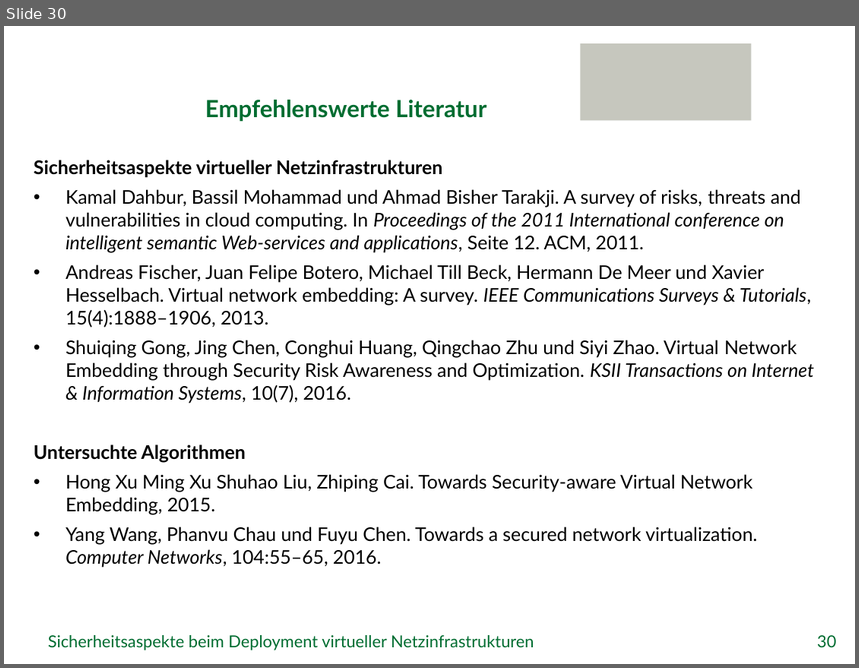
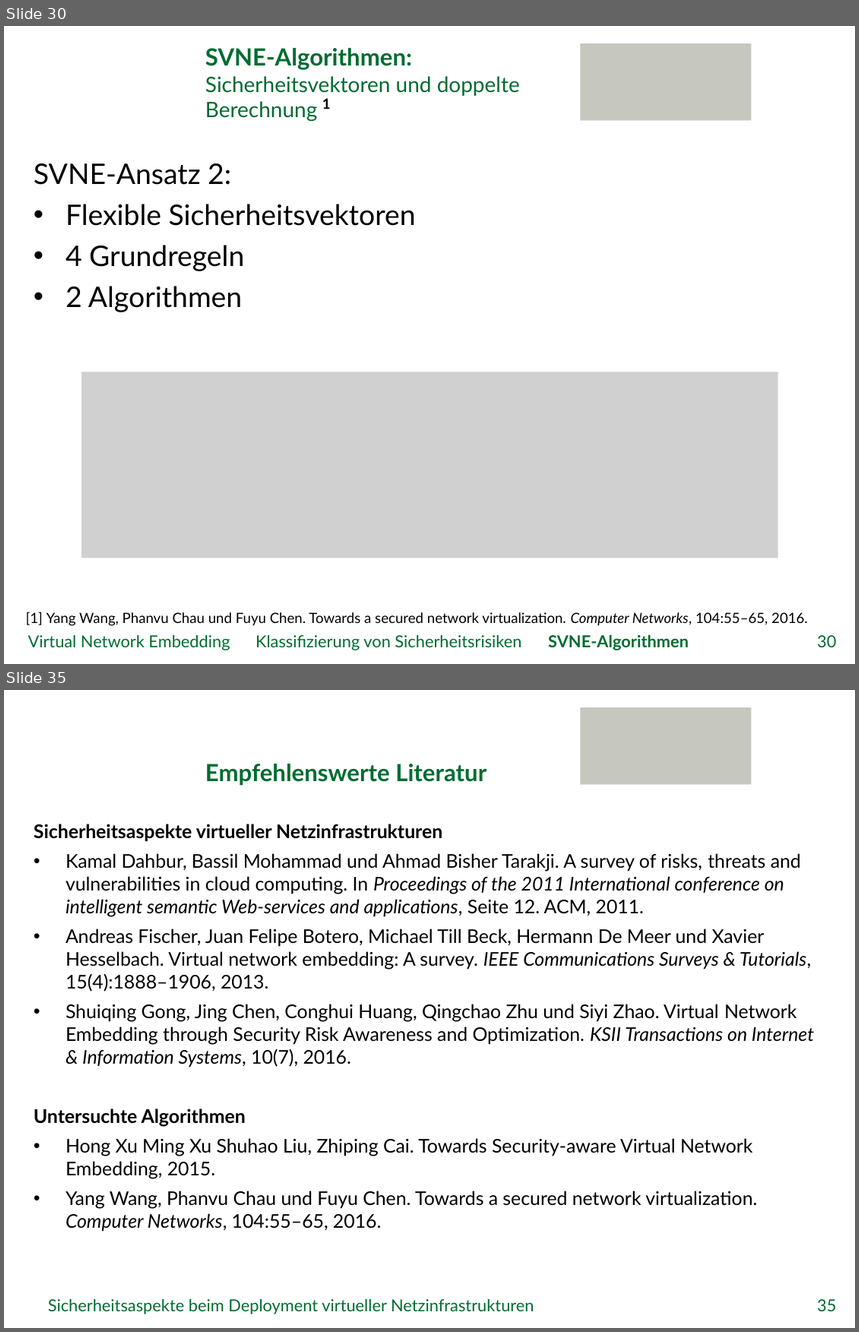
Before and after one commit to GeGroe/timvs, a slide deck: Referat/PowerPoint/TimvS_SVNE.pptx. Shown one above the other, each under a label of ours: slide 30 before the commit, slides 30 and 35 after it; the slides between them are not shown. The pictures are 859x668 and 859x1332 pixels, drawn with LibreOffice and Linux fonts; fonts in the diff are those of the drawing; grey boxes stand for pictures; background and template pictures are left out. Boxes give left, top, right and bottom in pixels: in the first picture for what was removed or moved away, otherwise in the second. Text is boxed around its words. In the diff, an @@ line names an element or a change of style, - is before the commit and + after.

```diff
--- a/Referat/PowerPoint/TimvS_SVNE.pptx
+++ b/Referat/PowerPoint/TimvS_SVNE.pptx
@@ slide 30 added at (4,26,855,664), background picture (left out); not listed: 1 template element that a slide beside it also shows @@
@@ title added at (205,48,520,121), 18 pt, text #006C30 @@
+SVNE-Algorithmen:
+Sicherheitsvektoren und doppelte Berechnung
@@ text added at (322,98,331,109), 12 pt, text #000000, bold @@
+1
@@ text added at (34,164,416,313), 24 pt, text #000000 @@
+SVNE-Ansatz 2:
+• Flexible Sicherheitsvektoren
+• 4 Grundregeln
+• 2 Algorithmen
@@ picture added at (82,372,778,558) @@
@@ text added at (26,612,808,626), 12 pt, text #000000 @@
+[1] Yang Wang, Phanvu Chau und Fuyu Chen. Towards a secured network virtualization. Computer Networks, 104:55–65, 2016.
@@ text added at (28,635,689,651), 14 pt, text #006C30 @@
+Virtual Network Embedding Klassifizierung von Sicherheitsrisiken SVNE-Algorithmen
@@ page number added at (817,636,836,648), 14 pt, text #006C30 @@
+30
@@ what was slide 30 is now slide 35 @@
@@ page number at (817,1300,836,1312): text changed @@
-30
+35
```
Also in this commit, not shown: 25 slides changed, 5 other slides added, 2 slides removed, 4 other files.
